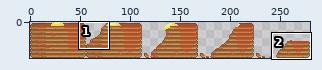
A sprite sheet gets an edit: StarPounds/objects/starpounds/hugefoods/hugepancakes/pancakes.png. Above, an overview of the earlier version with the close-up marked.
Close-up. Earlier state:
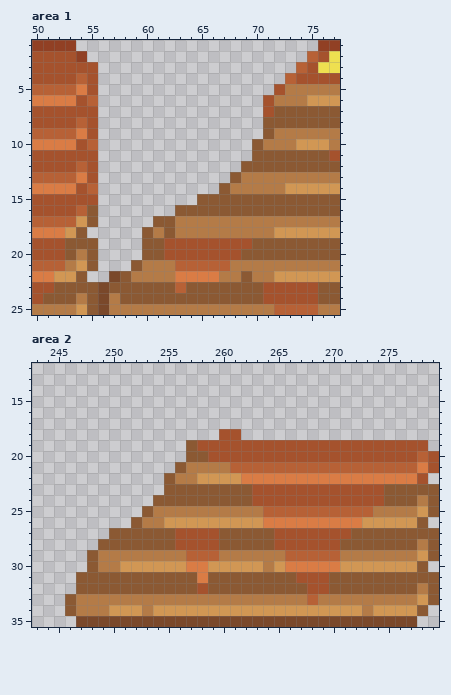
The file is 280x36 pixels. Shown: area 1: x 50..77, y 1..25; area 2: x 243..279, y 12..35. The commit also changed other parts of the picture, which this record leaves out.
The same view after the edit:
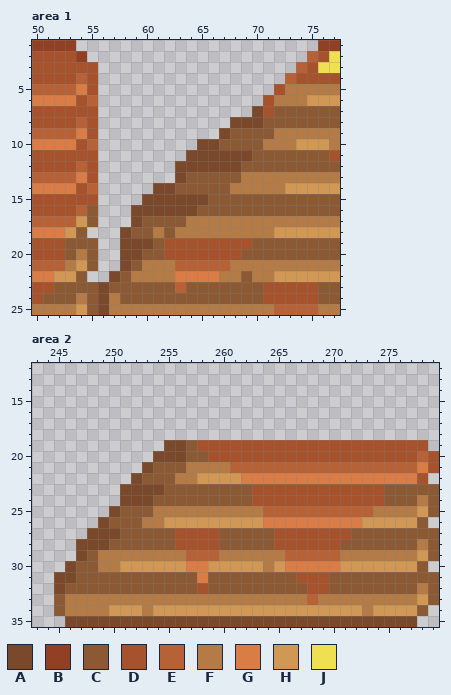
Palette (. is transparent): A #7a482a  B #914024  C #8b5933  D #a5522d  E #b76136  F #b47b47  G #da7c45  H #d19754  J #eee050
The edit:
--- area 1
@@ x 56..72 @@
  6 ...............DF
- 7 ...............DC
- 8 ...............CC
- 9 ...............CF
-10 ..............CFF
-11 ..............CCC
-12 .............CCCC
-13 ............CFFFF
-14 ...........CFFFFF
-15 .........CCCCCCCC
-16 .......CCCCCCCCCC
-17 .....CCFFFFFFFFFF
-18 ....CFCFFFFFFFFFH
-19 ....CCDDDDDDDDCCC
-20 ....CCDDDDDDDCCCC
-21 ...CFFFEEEEEFFFFF
+ 7 ..............ADC
+ 8 ............AAACC
+ 9 ...........ACCCCF
+10 .........AACCCCFF
+11 ........AAAAAACCC
+12 .......AAAAAACCCC
+13 .......ACCCCCFFFF
+14 .....AACCCCCFFFFF
+15 ....AAAAAACCCCCCC
+16 ...AAAAAACCCCCCCC
+17 ...ACCCCFFFFFFFFF
+18 ..ACCFCFFFFFFFFFH
+19 ..AAACDDDDDDDDCCC
+20 ..AACCDDDDDDDCCCC
+21 ..ACFFFEEEEEFFFFF
 22 .ACFFFFGGGGFFCFFH
--- area 2
@@ x 243..263 @@
 17 .....................
-18 .................DD..
-19 ..............CDDDDDD
-20 ..............CCDDDDD
-21 .............CFFFFEEE
-22 ............CFFHHHHGG
-23 ............CCCCCCCCD
-24 ...........CCCCCCCCCD
-25 ..........CFFFFFFFFFF
-26 .........CFFHHHHHHHHH
-27 .......CCCCCCDDDDCCCC
-28 ......CCCCCCCDDDDCCCC
-29 .....CFFFFFFFFEEEFFFF
-30 .....CFFHHHHHHGGHHHHH
-31 ....CCCCCCCCCCCGCCCCC
-32 ....CCCCCCCCCCCDCCCCC
-33 ...CFFFFFFFFFFFFFFFFF
-34 ...CFFFHHHFHHHHHHHHHH
-35 ....AAAAAAAAAAAAAAAAA
+18 .....................
+19 ............AACDDDDDD
+20 ...........AAACCDDDDD
+21 ..........ACCCFFFFEEE
+22 .........ACCCFFHHHHGG
+23 ........AAAACCCCCCCCD
+24 ........AAACCCCCCCCCD
+25 .......ACCCFFFFFFFFFF
+26 ......ACCCFFHHHHHHHHH
+27 .....AAACCCCCDDDDCCCC
+28 ....AAACCCCCCDDDDCCCC
+29 ....ACFFFFFFFFEEEFFFF
+30 ...ACCFFHHHHHHGGHHHHH
+31 ..AACCCCCCCCCCCGCCCCC
+32 ..ACCCCCCCCCCCCDCCCCC
+33 ..CFFFFFFFFFFFFFFFFFF
+34 ..CFFFFHHHFHHHHHHHHHH
+35 ...AAAAAAAAAAAAAAAAAA
Changed places in both close-ups, as pixel boxes (x1, y1, x2, y2):
changed: (120, 106, 263, 271)
changed: (54, 429, 241, 627)
